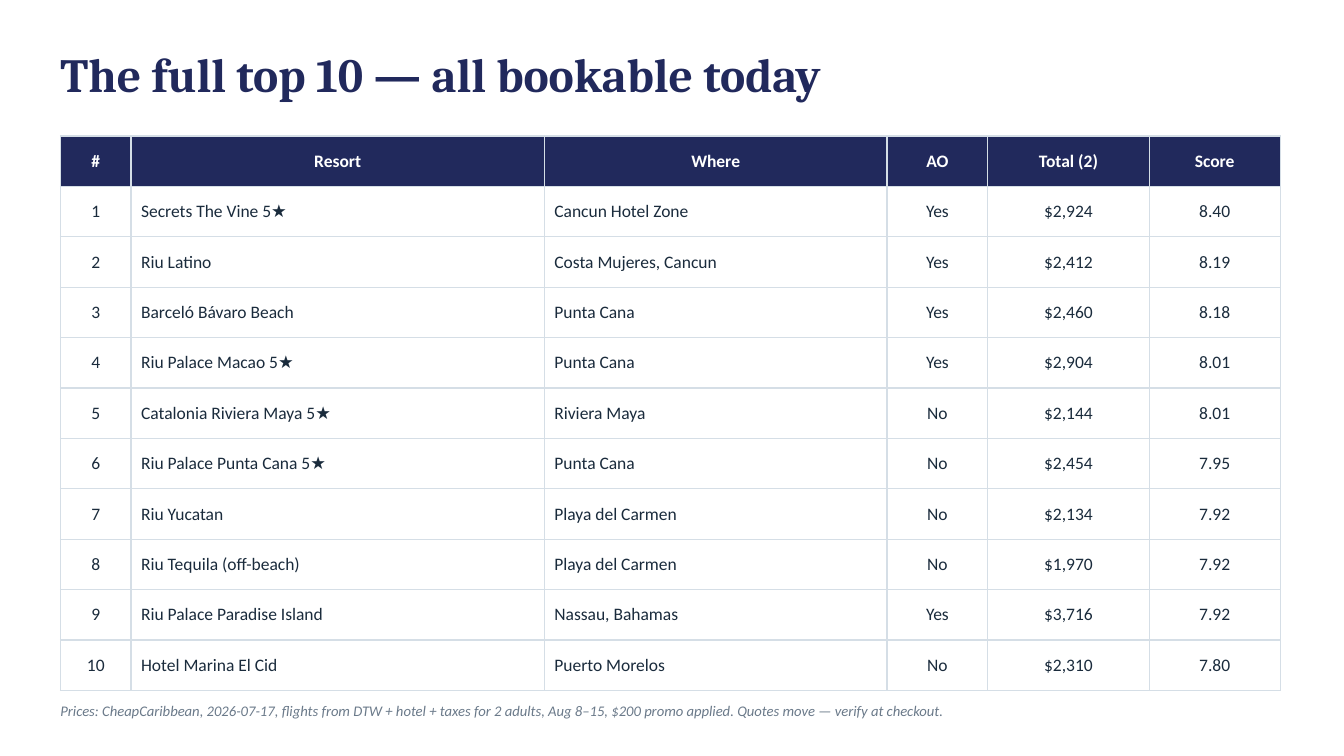
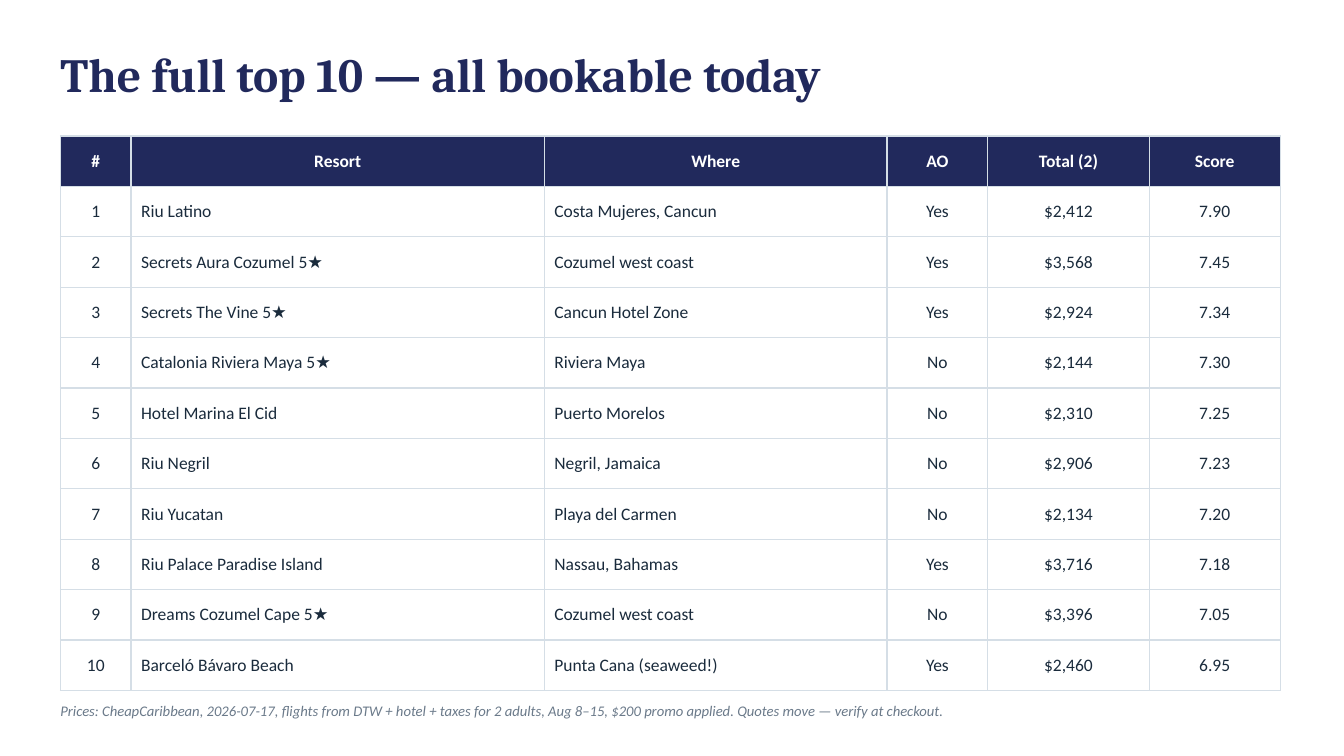
Before and after one commit to rlettsBubs/Vacation, a slide deck: slide 10 of VacationPlan.pptx (slide 9 before the commit). Drawn at 1344x756 pixels with LibreOffice and Linux fonts; fonts in the diff are those of the drawing. Boxes give left, top, right and bottom in pixels: in the first picture for what was removed or moved away, otherwise in the second. Text is boxed around its words. In the diff, an @@ line names an element or a change of style, - is before the commit and + after.

```diff
--- a/VacationPlan.pptx
+++ b/VacationPlan.pptx
@@ table at [60, 136, 1280, 677] @@
-row 2: 1 | Secrets The Vine 5★ | Cancun Hotel Zone | Yes | $2,924 | 8.40
+row 2: 1 | Riu Latino | Costa Mujeres, Cancun | Yes | $2,412 | 7.90
-row 3: 2 | Riu Latino | Costa Mujeres, Cancun | Yes | $2,412 | 8.19
+row 3: 2 | Secrets Aura Cozumel 5★ | Cozumel west coast | Yes | $3,568 | 7.45
-row 4: 3 | Barceló Bávaro Beach | Punta Cana | Yes | $2,460 | 8.18
+row 4: 3 | Secrets The Vine 5★ | Cancun Hotel Zone | Yes | $2,924 | 7.34
-row 5: 4 | Riu Palace Macao 5★ | Punta Cana | Yes | $2,904 | 8.01
+row 5: 4 | Catalonia Riviera Maya 5★ | Riviera Maya | No | $2,144 | 7.30
-row 6: 5 | Catalonia Riviera Maya 5★ | Riviera Maya | No | $2,144 | 8.01
+row 6: 5 | Hotel Marina El Cid | Puerto Morelos | No | $2,310 | 7.25
-row 7: 6 | Riu Palace Punta Cana 5★ | Punta Cana | No | $2,454 | 7.95
+row 7: 6 | Riu Negril | Negril, Jamaica | No | $2,906 | 7.23
-row 8, column 6: 7.92
+row 8, column 6: 7.20
-row 9: 8 | Riu Tequila (off-beach) | Playa del Carmen | No | $1,970 | 7.92
+row 9: 8 | Riu Palace Paradise Island | Nassau, Bahamas | Yes | $3,716 | 7.18
-row 10: 9 | Riu Palace Paradise Island | Nassau, Bahamas | Yes | $3,716 | 7.92
+row 10: 9 | Dreams Cozumel Cape 5★ | Cozumel west coast | No | $3,396 | 7.05
-row 11: 10 | Hotel Marina El Cid | Puerto Morelos | No | $2,310 | 7.80
+row 11: 10 | Barceló Bávaro Beach | Punta Cana (seaweed!) | Yes | $2,460 | 6.95
```
Also in this commit, not shown: 3 other slides changed, 1 slide added, 3 other files.
